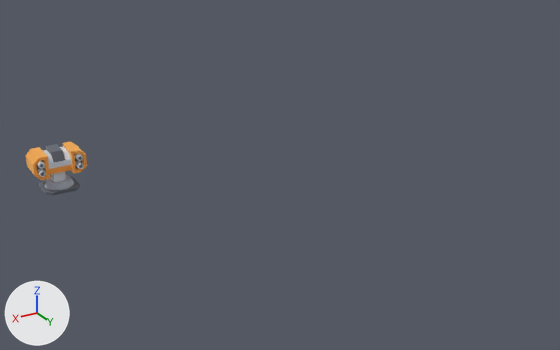
Before and after pictures for a commit that changed the glTF model public/models/mars/turret_double.glb.
Both versions are drawn from a 50 mm lens placed at (5.08, 11.09, 5.53), pointed at (-1.1, 0.79, 0.39). The lights are fixed; the arrows at lower left show +X, +Y and +Z. The older version comes first. Where no turn or scale is listed for an object, it has been applied to the vertices. Vertices at exactly the same position are counted once.

Script lines for the objects in view, before the commit:
```python
me_mesh_turret = bpy.data.meshes.new('Mesh turret')
me_mesh_turret.from_pydata(...)  # 364 vertices, 724 faces; spans x -0.45..0.45, y -0.275..0.275, z 0.0..0.4
# faces by material slot: [106, 400, 218]
me_mesh_turret.materials.append(mat_metalred)  # orange #ffd07c
me_mesh_turret.materials.append(mat_metal)  # white #edf0f5
me_mesh_turret.materials.append(mat_dark)  # grey #8f949e
me_mesh_turret_double = bpy.data.meshes.new('Mesh turret_double')
me_mesh_turret_double.from_pydata(...)  # 78 vertices, 152 faces; spans x -0.3..0.3, y -0.3..0.3, z 0.0..0.35
# faces by material slot: [54, 10, 88]
me_mesh_turret_double.materials.append(mat_dark)  # grey #8f949e
me_mesh_turret_double.materials.append(mat_metal)  # white #edf0f5
me_mesh_turret_double.materials.append(mat_metaldark)  # light grey #d6dbe4
ob_turret = bpy.data.objects.new('turret', me_mesh_turret)
ob_turret.location = (2.0, -1.48, 0.3)
ob_turret_double = bpy.data.objects.new('turret_double', me_mesh_turret_double)
ob_turret_double.location = (2.0, -1.5, 0.0)
```
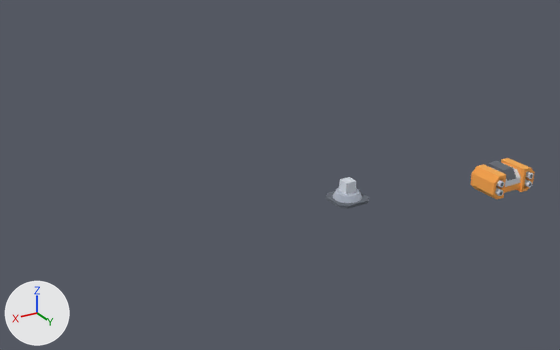
Location of each change, (x1, y1, x2, y2) in pixels of the pictures (560 x 350 px):
'turret', moved: before (25, 141, 87, 180); after (471, 158, 535, 199)
'turret_double', moved: before (39, 172, 80, 195); after (326, 177, 369, 209)

Patch to the scene script:
```diff
--- a/public/models/mars/turret_double.glb.py
+++ b/public/models/mars/turret_double.glb.py
@@ me_mesh_turret_double @@
 # used by ob_turret_double; location = (2.0, -1.5, 0.0)
-me_mesh_turret_double.from_pydata(...)  # 78 vertices, 152 faces; spans x -0.3..0.3, y -0.3..0.3, z 0.0..0.35
+me_mesh_turret_double.from_pydata(...)  # 78 vertices, 152 faces; spans x -2.3..-1.7, y 1.2..1.8, z 0.0..0.35
+# me_mesh_turret_double part 1: the whole mesh is moved by (-2.0, 1.5, 0.0)
 me_mesh_turret_double.materials.append(mat_dark)
@@ me_mesh_turret @@
 # used by ob_turret; location = (2.0, -1.48, 0.3)
-me_mesh_turret.from_pydata(...)  # 364 vertices, 724 faces; spans x -0.45..0.45, y -0.275..0.275, z 0.0..0.4
+me_mesh_turret.from_pydata(...)  # 364 vertices, 724 faces; spans x -4.45..-3.55, y 2.75..3.3, z 0.3..0.7
+# me_mesh_turret part 2: the whole mesh is moved by (-4.0, 3.025, 0.3)
 me_mesh_turret.materials.append(mat_metalred)
@@ ob_turret_double @@
 ob_turret_double = bpy.data.objects.new('turret_double', me_mesh_turret_double)
-ob_turret_double.location = (2.0, -1.5, 0.0)
+ob_turret_double.location = (0.0, 0.0, 0.0)
@@ ob_turret @@
 ob_turret = bpy.data.objects.new('turret', me_mesh_turret)
-ob_turret.location = (2.0, -1.48, 0.3)
+ob_turret.location = (0.0, 0.0, 0.0)
@@ ob_tmpparent @@
-ob_tmpparent = bpy.data.objects.new('tmpParent', None)
-ob_tmpparent.location = (0.0, 0.0, 0.0)
```
